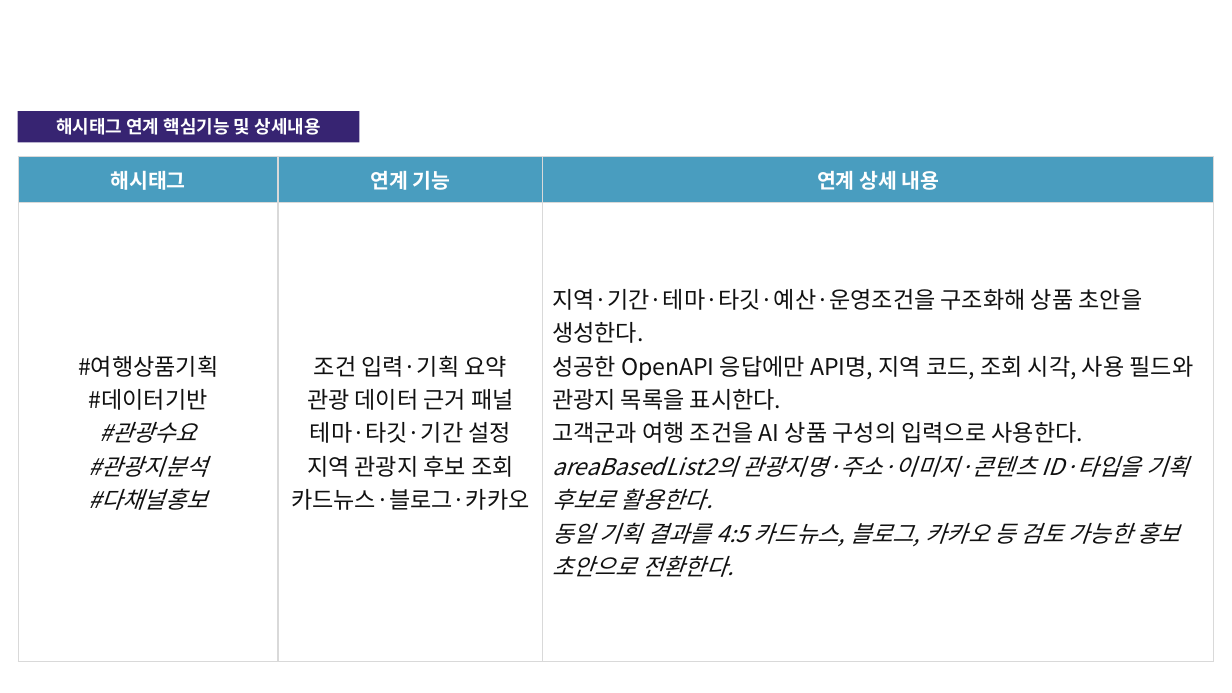
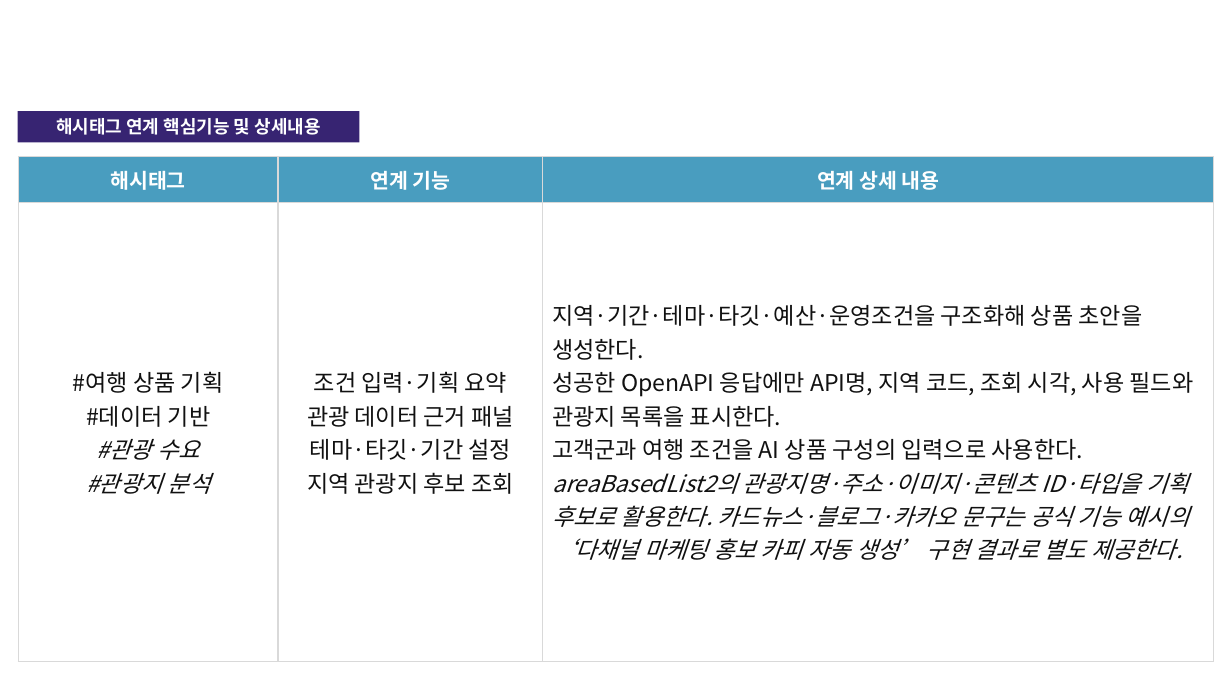
Before and after one commit to wapplekorea/tourplanit, a slide deck: slide 4 of submission-package/2026-08-12/2026_웹앱구현_TourPlanit_기능설명서_작성본_v1.0_2026-08-12.pptx. Drawn at 1232x693 pixels with LibreOffice and Linux fonts; fonts in the diff are those of the drawing; background and template pictures are left out. Boxes give left, top, right and bottom in pixels: in the first picture for what was removed or moved away, otherwise in the second. Text is boxed around its words. In the diff, an @@ line names an element or a change of style, - is before the commit and + after.

```diff
--- a/submission-package/2026-08-12/2026_웹앱구현_TourPlanit_기능설명서_작성본_v1.0_2026-08-12.pptx
+++ b/submission-package/2026-08-12/2026_웹앱구현_TourPlanit_기능설명서_작성본_v1.0_2026-08-12.pptx
@@ table at (x1=18, y1=157, x2=1214, y2=662) @@
-row 2: #여행상품기획 / #데이터기반 / #관광수요 / #관광지분석 / #다채널홍보 | 조건 입력·기획 요약 / 관광 데이터 근거 패널 / 테마·타깃·기간 설정 / 지역 관광지 후보 조회 / 카드뉴스·블로그·카카오 | 지역·기간·테마·타깃·예산·운영조건을 구조화해 상품 초안을 생성한다. / 성공한 OpenAPI 응답에만 API명, 지역 코드, 조회 시각, 사용 필드와 관광지 목록을 표시한다. / 고객군과 여행 조건을 AI 상품 구성의 입력으로 사용한다. / areaBasedList2의 관광지명·주소·이미지·콘텐츠 ID·타입을 기획 후보로 활용한다. / 동일 기획 결과를 4:5 카드뉴스, 블로그, 카카오 등 검토 가능한 홍보 초안으로 전환한다.
+row 2: #여행 상품 기획 / #데이터 기반 / #관광 수요 / #관광지 분석 | 조건 입력·기획 요약 / 관광 데이터 근거 패널 / 테마·타깃·기간 설정 / 지역 관광지 후보 조회 | 지역·기간·테마·타깃·예산·운영조건을 구조화해 상품 초안을 생성한다. / 성공한 OpenAPI 응답에만 API명, 지역 코드, 조회 시각, 사용 필드와 관광지 목록을 표시한다. / 고객군과 여행 조건을 AI 상품 구성의 입력으로 사용한다. / areaBasedList2의 관광지명·주소·이미지·콘텐츠 ID·타입을 기획 후보로 활용한다. 카드뉴스·블로그·카카오 문구는 공식 기능 예시의 ‘다채널 마케팅 홍보 카피 자동 생성’ 구현 결과로 별도 제공한다.
```
Also in this commit, not shown: 4 other slides changed, 6 other files.
